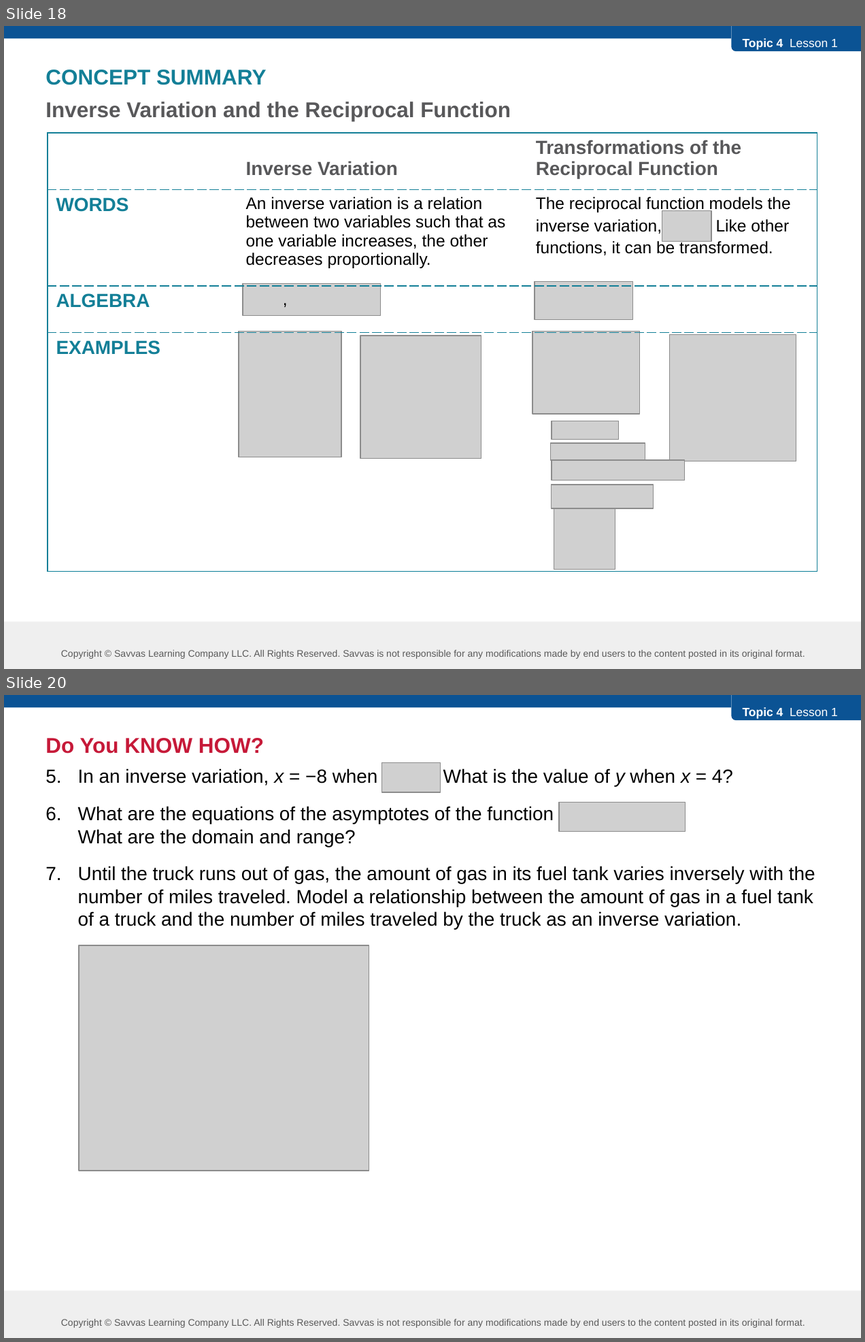
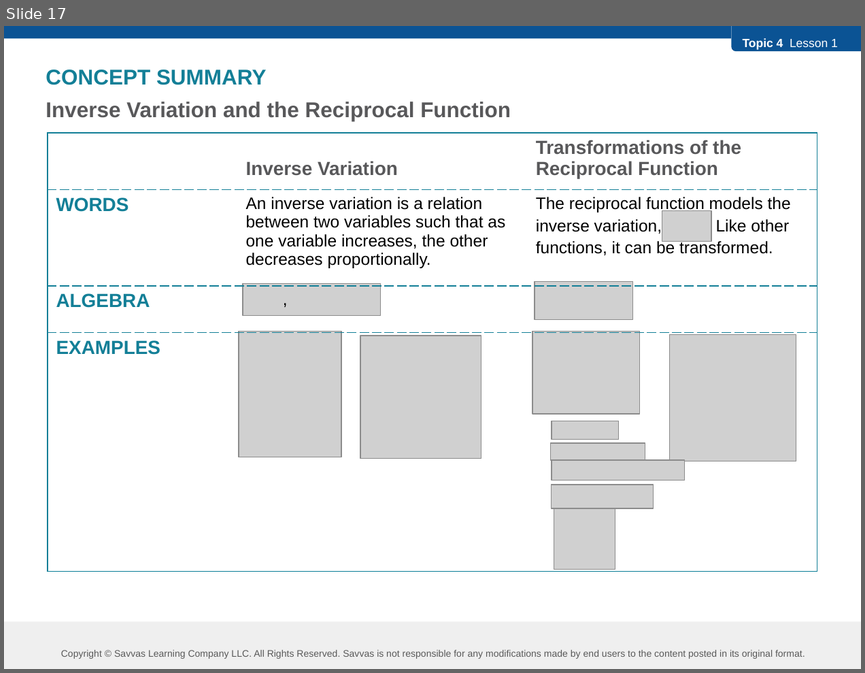
Before and after one commit to robjohncolson/a2_4-1, a slide deck: aga_24_a2_na_0401_lps.pptx. Shown one above the other, each under a label of ours: slides 18 and 20 before the commit, slide 17 after it; the slides between them are not shown. The pictures are 865x1342 and 865x673 pixels, drawn with LibreOffice and Linux fonts; fonts in the diff are those of the drawing; grey boxes stand for pictures. Boxes give left, top, right and bottom in pixels: in the first picture for what was removed or moved away, otherwise in the second. Text is boxed around its words. In the diff, an @@ line names an element or a change of style, - is before the commit and + after.

```diff
--- a/aga_24_a2_na_0401_lps.pptx
+++ b/aga_24_a2_na_0401_lps.pptx
@@ slide 20 removed at (4,695,861,1338), background #FFFFFF; not listed: 5 template elements that a slide beside it also shows @@
@@ text removed at (45,738,815,929) @@
-Do You KNOW HOW?
-5. In an inverse variation, x = −8 when What is the value of y when x = 4?
-6. What are the equations of the asymptotes of the function
-   What are the domain and range?
-7. Until the truck runs out of gas, the amount of gas in its fuel tank varies inversely with the number of miles traveled. Model a relationship between the amount of gas in a fuel tank of a truck and the number of miles traveled by the truck as an inverse variation.
@@ picture removed at (382,763,441,792) @@
@@ picture removed at (559,802,685,831) @@
@@ picture removed at (79,945,369,1170) @@
@@ what was slide 18 is now slide 17 @@
```
Also in this commit, not shown: 2 other slides removed, 4 other files.
